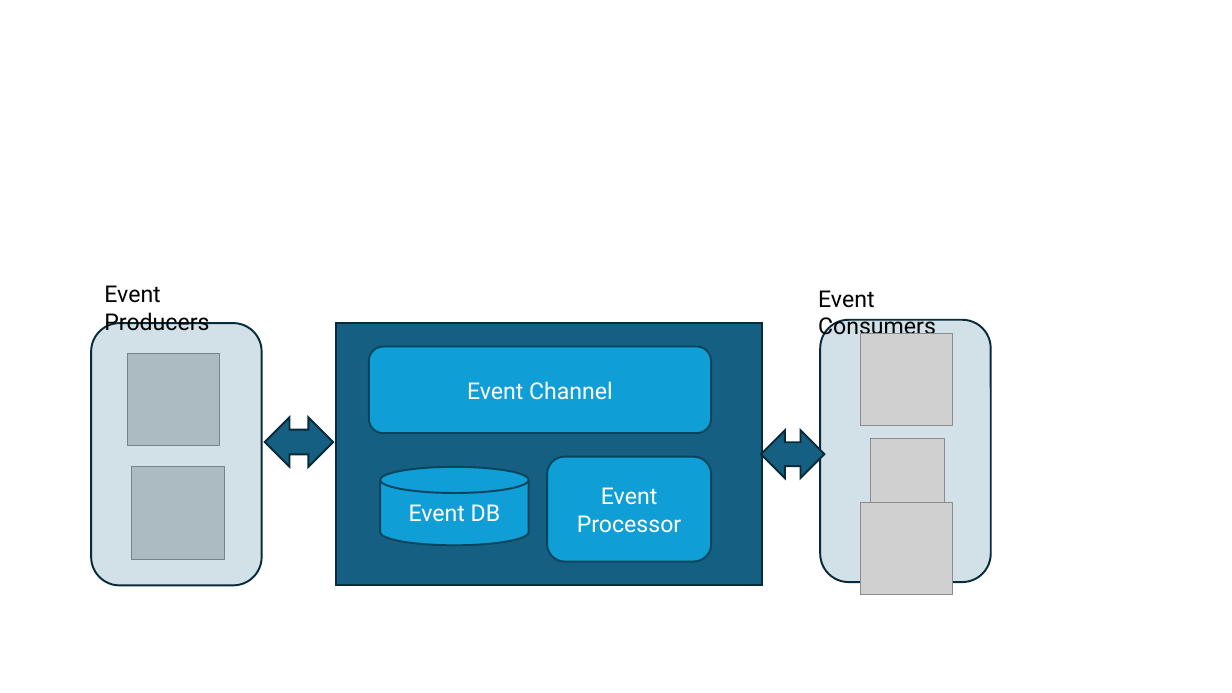
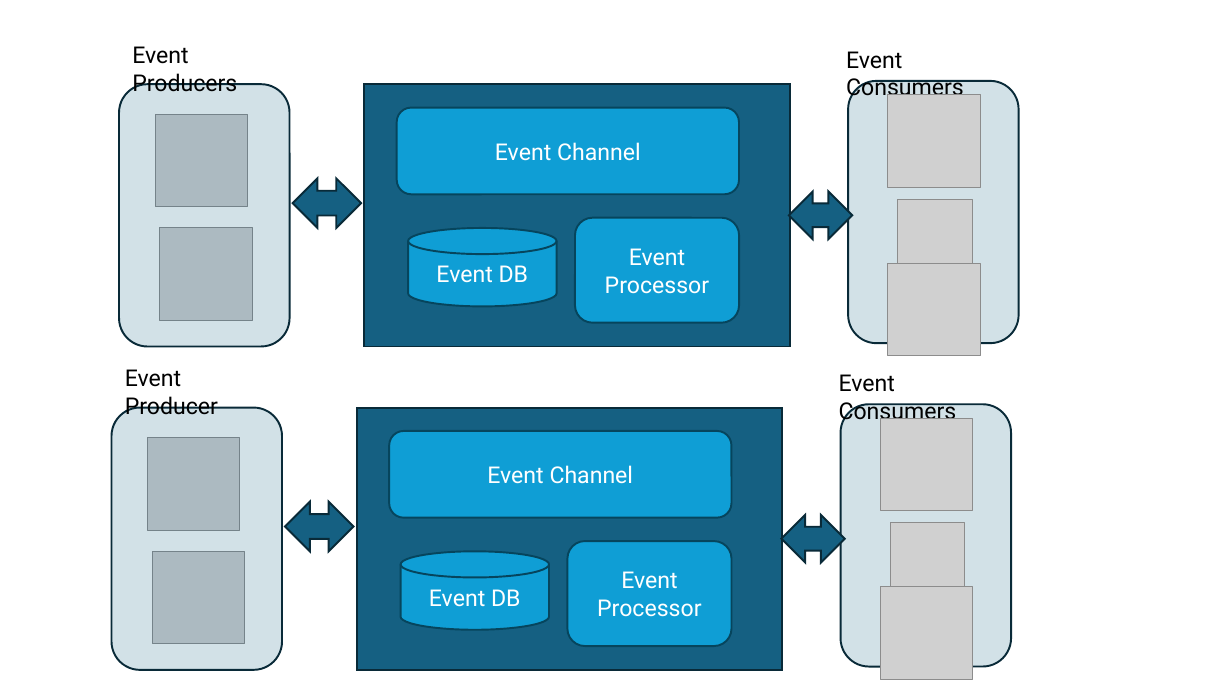
Before and after one commit to setu-comp-sci-2025/computer-systems-networks, a slide deck: slide 5 of topic-10-week10/unit-1/talk-1/Presentation1.pptx. Drawn at 1232x693 pixels with LibreOffice and Linux fonts; fonts in the diff are those of the drawing; grey boxes stand for pictures. Boxes give left, top, right and bottom in pixels: in the first picture for what was removed or moved away, otherwise in the second. Text is boxed around its words. In the diff, an @@ line names an element or a change of style, - is before the commit and + after.

```diff
--- a/topic-10-week10/unit-1/talk-1/Presentation1.pptx
+++ b/topic-10-week10/unit-1/talk-1/Presentation1.pptx
@@ picture added at (155, 115, 248, 207) @@
@@ picture added at (888, 95, 981, 188) @@
@@ 2 rounded rectangles, 1 text, 1 cylinder, 1 rectangle, 1 left right arrow: place and size @@
-2 rounded rectangles, 1 text, 1 cylinder, 1 rectangle, 1 left right arrow at (91, 285, 762, 586)
+2 rounded rectangles, 1 text, 1 cylinder, 1 rectangle, 1 left right arrow at (119, 46, 790, 347)
@@ 2 rounded rectangles, 1 text, 1 left right arrow: place and size @@
-2 rounded rectangles, 1 text, 1 left right arrow at (369, 290, 992, 582)
+2 rounded rectangles, 1 text, 1 left right arrow at (396, 51, 1019, 344)
@@ picture added at (898, 200, 973, 274) @@
@@ picture added at (160, 228, 252, 321) @@
@@ picture added at (888, 263, 981, 356) @@
@@ picture removed at (128, 353, 220, 445) @@
@@ picture removed at (860, 334, 953, 426) @@
@@ text added at (125, 369, 218, 415), 18 pt, text #000000 @@
+Event Producer
@@ text added at (839, 374, 957, 424), 18 pt, text #000000 @@
+Event Consumers
@@ rounded rectangle added at (112, 408, 283, 670), fill #156082 at 19% opacity, outline #092A39 1.5 pt @@
@@ rectangle added at (357, 408, 783, 670), fill #156082, outline #092A39 1.5 pt @@
@@ rounded rectangle added at (841, 404, 1012, 666), fill #156082 at 19% opacity, outline #092A39 1.5 pt @@
@@ picture added at (881, 418, 973, 510) @@
@@ picture added at (148, 438, 240, 531) @@
@@ rounded rectangle added at (389, 431, 731, 518), fill #0F9ED5, outline #07455D 1.5 pt, 18 pt, text #FFFFFF @@
+Event Channel
@@ picture removed at (871, 438, 945, 513) @@
@@ picture removed at (132, 467, 225, 559) @@
@@ left right arrow added at (286, 502, 354, 552), fill #156082, outline #092A39 1.5 pt @@
@@ picture removed at (860, 503, 953, 595) @@
@@ left right arrow added at (782, 515, 846, 563), fill #156082, outline #092A39 1.5 pt @@
@@ picture added at (891, 523, 966, 598) @@
@@ picture added at (152, 552, 245, 644) @@
@@ cylinder added at (401, 552, 550, 630), fill #0F9ED5, outline #07455D 1.5 pt, 18 pt, text #FFFFFF @@
+Event DB
@@ rounded rectangle added at (567, 542, 732, 647), fill #0F9ED5, outline #07455D 1.5 pt, 18 pt, text #FFFFFF @@
+Event Processor
@@ picture added at (881, 587, 973, 679) @@
```
Also in this commit, not shown: 1 other slide changed, 15 other files.
